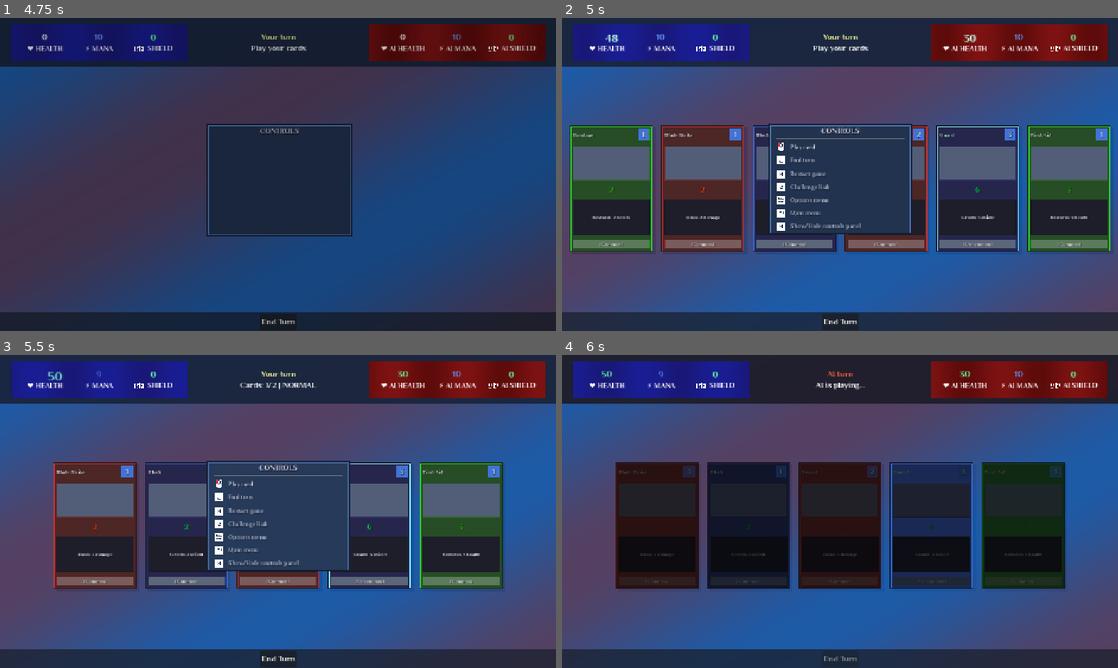
Above: before the commit, frames 1-4 (two rows, left to right).
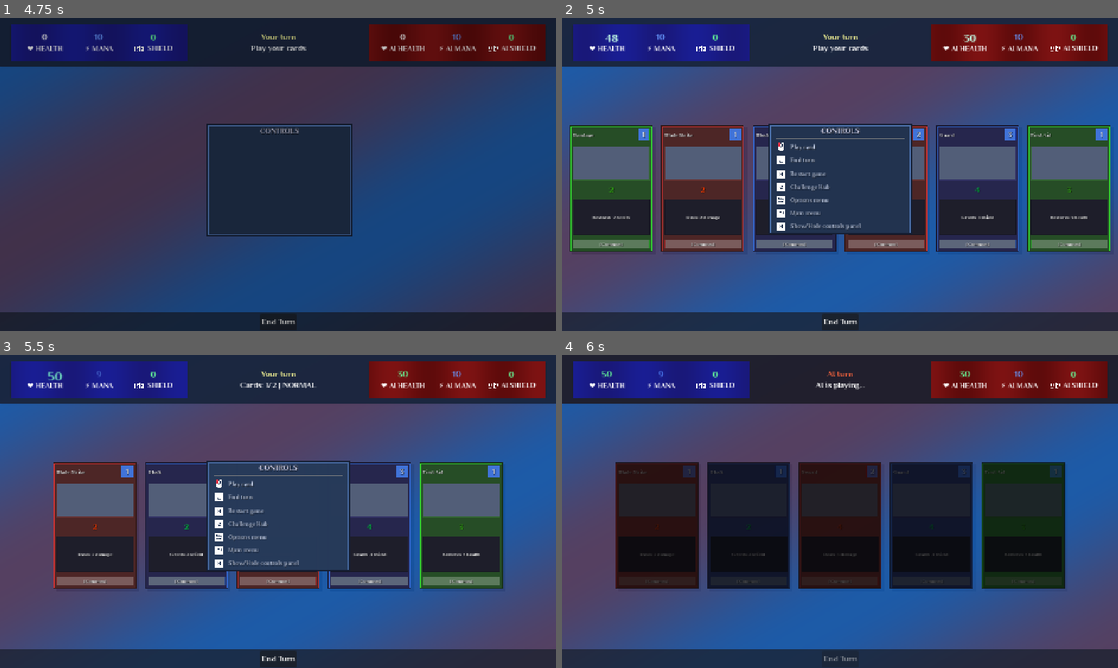
Above: after the commit, the same moments.

Repository: lextrack/Card-Vault-Keeper-Arena
Game: Godot game, scene res://scenes/ChallengeHub.tscn
The game is run twice, just before and just after one commit, with the same random seed, the same clock (stepped at 60 frames per second) and the same inputs. This scene is started directly instead of the project's main scene. Video files are missing from this copy of the repository; at most half a second of black plays in their place. Sound files missing from this copy of the repository are replaced by a short silence.
Inputs (mouse positions are in pixels of both pictures, inside the frame that each line leads up to):
- Up to frame 1 (4.75 s): tap Enter (game_select) at 0.5 s; move the mouse to (400, 158) at 0.52 s; hold Right (ui_right) 0.53-1.28 s; hold C (ChallengeHub_access) 0.53-1.28 s; click (400, 158) at 0.67 s; move the mouse to (166, 190) at 1.27 s; hold Escape (game_back) 1.28-2 s; tap Space (end_turn_specific) at 1.35 s; click "START GAME" at 2 s; click "START GAME" at 2.75 s; click "PLAY NORMAL" at 3.5 s; move the mouse to (333, 105) at 4.27 s; hold Right (ui_right) from 4.28 s (still down); hold H (game_controls) from 4.28 s (still down)
- Up to frame 2 (5 s): keep holding Right (ui_right); keep holding H (game_controls)
- Up to frame 3 (5.5 s): move the mouse to (50, 524) at 5.02 s; release Right (ui_right) at 5.03 s; release H (game_controls) at 5.03 s; hold Up (ui_up) from 5.03 s (still down); tap Enter (game_select) at 5.1 s; click (50, 524) at 5.17 s
- Up to frame 4 (6 s): release Up (ui_up) at 5.75 s; click "End Turn" at 5.75 s

Frame 1 is identical in both runs. In frame 2, 0.2% of the frame differs, in the area x 67-83%, y 34-75%; in frame 3, 0.2%; in frame 4, 2.3%, in the area x 59-74%, y 34-75%.

Commit message:
Minor changes in the unlock bundles system

Diff:
--- a/scripts/CardDatabase.gd
+++ b/scripts/CardDatabase.gd
@@ -77,7 +77,7 @@
 		},
 		{
 			"name": "Power Strike",
-			"cost": 3,
+			"cost": 4,
 			"damage": 5,
 			"type": "attack",
 			"rarity": RaritySystem.Rarity.UNCOMMON,
@@ -254,7 +254,7 @@
 		{
 			"name": "Guard",
 			"cost": 3,
-			"shield": 6,
+			"shield": 4,
 			"type": "shield",
 			"rarity": RaritySystem.Rarity.COMMON,
 			"weight": 38
--- a/scripts/UIManager.gd
+++ b/scripts/UIManager.gd
@@ -491,7 +491,7 @@
 	if is_screen_shaking:
 		return
 
-	var shake_intensity = min(damage_amount * 2.0, 8.0)
+	var shake_intensity = min(damage_amount * 1.0, 5.0)
 	screen_shake(shake_intensity, 0.3)
 
 func screen_shake(intensity: float, duration: float):
@@ -504,7 +504,7 @@
 	var time_per_shake = duration / shake_count
 
 	for i in range(shake_count):
-		var current_intensity = intensity * (0.1 - float(i) / shake_count)
+		var current_intensity = intensity * (1.0 - float(i) / shake_count)
 		var shake_x = randf_range(-current_intensity, current_intensity)
 		var shake_y = randf_range(-current_intensity, current_intensity)
 		var shake_position = original_ui_position + Vector2(shake_x, shake_y)
--- a/scripts/UnlockManager.gd
+++ b/scripts/UnlockManager.gd
@@ -74,9 +74,9 @@
 	"endurance_fighter": {
 		"name": "Endurance Fighter",
 		"description": "Built for long battles",
-		"requirement_text": "Win 3 Expert difficulty games",
+		"requirement_text": "Win 5 Expert difficulty games",
 		"requirement_type": "wins_expert",
-		"requirement_value": 3,
+		"requirement_value": 5,
 		"cards": ["Divine Champion", "Sacred Guardian"],
 		"rarity_info": "2 Epic"
 	},
@@ -84,9 +84,9 @@
 	"learning_fighter": {
 		"name": "Learning Fighter",
 		"description": "For those who persist through trial and error",
-		"requirement_text": "Complete 5 games (win or lose)",
+		"requirement_text": "Complete 10 games (win or lose)",
 		"requirement_type": "games_completed",
-		"requirement_value": 5,
+		"requirement_value": 10,
 		"cards": ["Sharp Sword", "Potion", "Basic Shield"],
 		"rarity_info": "3 Uncommon"
 	},
@@ -105,7 +105,7 @@
 		"description": "Devastating attacks for the fearless fighter",
 		"requirement_text": "Deal 500+ total damage across all games",
 		"requirement_type": "total_damage_dealt",
-		"requirement_value": 400,
+		"requirement_value": 500,
 		"cards": ["War Axe", "Fierce Attack", "Devastating Blow"],
 		"rarity_info": "2 Uncommon, 1 Epic"
 	},
Not shown, changed: export_presets.cfg
Not shown, added: exports/Card Vault Keeper Arena.apple-touch-icon.png.import
Not shown, added: exports/Card Vault Keeper Arena.icon.png.import
Not shown, added: exports/Card Vault Keeper Arena.png.import
Not shown, added: exports/Card Vault Keeper Arena.apple-touch-icon.png
Not shown, added: exports/Card Vault Keeper Arena.audio.position.worklet.js
Not shown, added: exports/Card Vault Keeper Arena.audio.worklet.js
Not shown, added: exports/Card Vault Keeper Arena.html
Not shown, added: exports/Card Vault Keeper Arena.icon.png
Not shown, added: exports/Card Vault Keeper Arena.js
Not shown, added: exports/Card Vault Keeper Arena.pck
Not shown, added: exports/Card Vault Keeper Arena.png
(and 1 more such lines)
